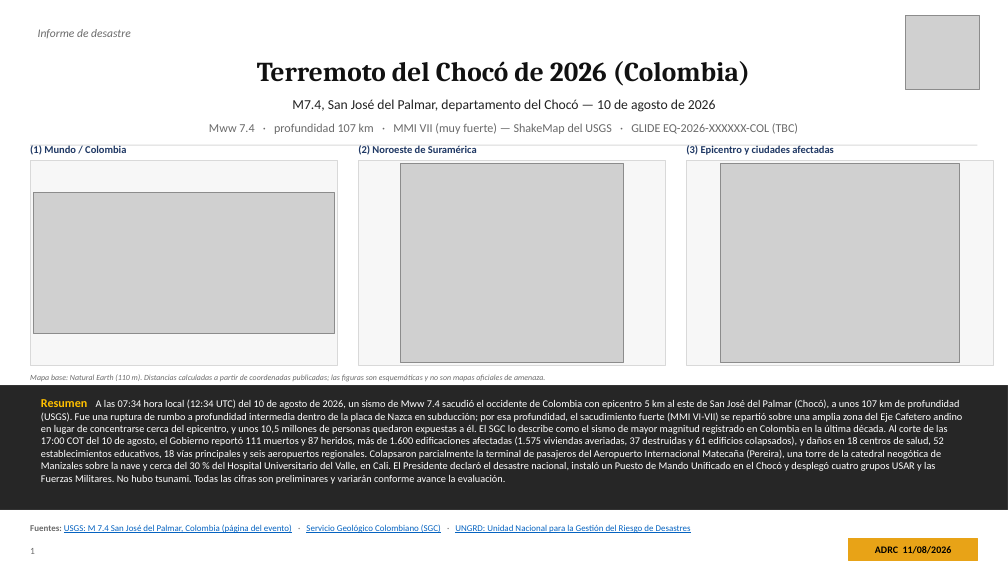
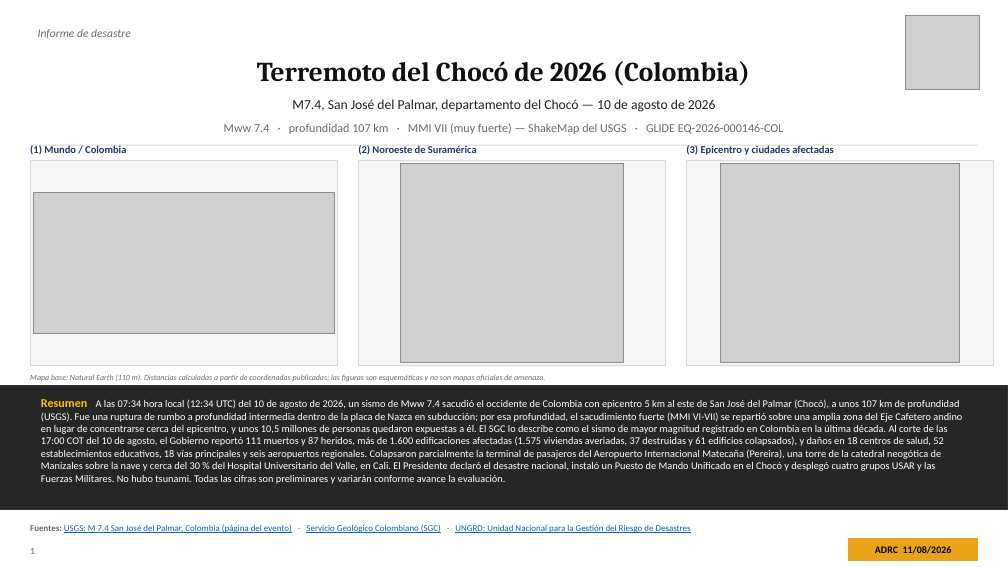
Before and after one commit to kochobi-max/whatsmap, a slide deck: slide 1 of reports/colombia_eq_20260810/output/ADRC_EQ_COL_Choco_20260810_ES.pptx. Drawn at 1008x567 pixels with LibreOffice and Linux fonts; fonts in the diff are those of the drawing; grey boxes stand for pictures. Boxes give left, top, right and bottom in pixels: in the first picture for what was removed or moved away, otherwise in the second. Text is boxed around its words. In the diff, an @@ line names an element or a change of style, - is before the commit and + after.

```diff
--- a/reports/colombia_eq_20260810/output/ADRC_EQ_COL_Choco_20260810_ES.pptx
+++ b/reports/colombia_eq_20260810/output/ADRC_EQ_COL_Choco_20260810_ES.pptx
@@ text at (224,123,784,134): text changed @@
-Mww 7.4 · profundidad 107 km · MMI VII (muy fuerte) — ShakeMap del USGS · GLIDE EQ-2026-XXXXXX-COL (TBC)
+Mww 7.4 · profundidad 107 km · MMI VII (muy fuerte) — ShakeMap del USGS · GLIDE EQ-2026-000146-COL
```
Also in this commit, not shown: 3 other slides changed, 9 other files.
